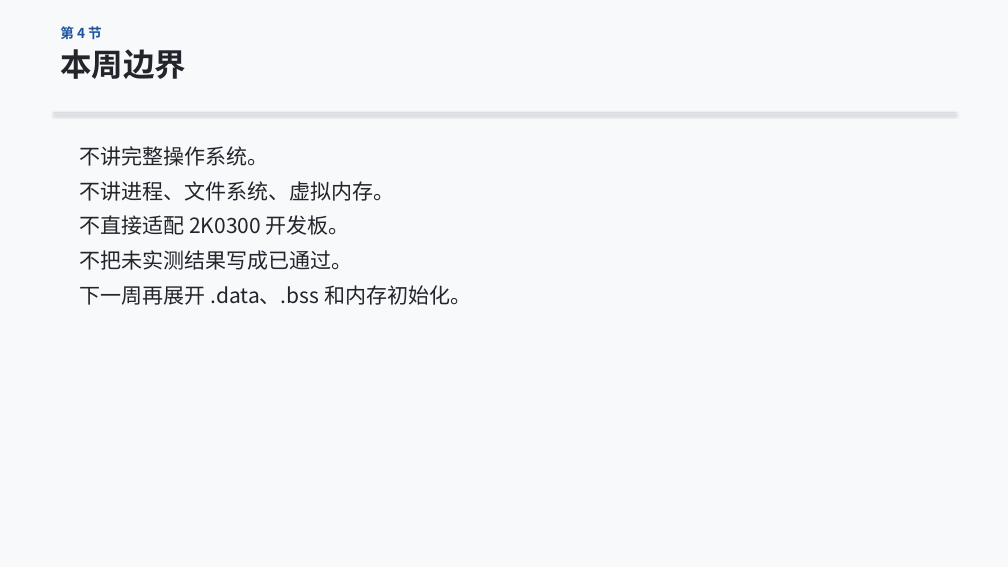
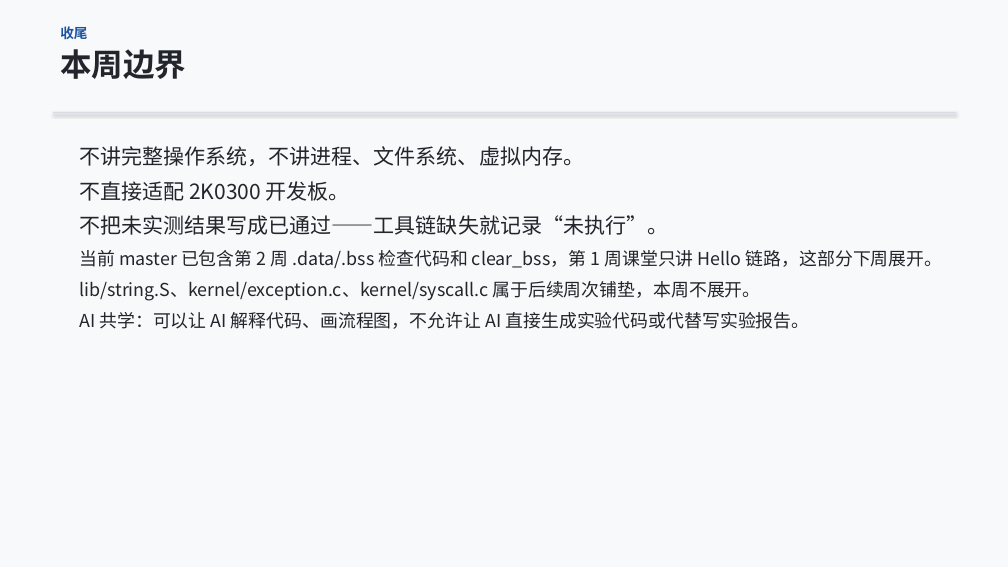
Before and after one commit to cxi218447-byte/miniOS, a slide deck: slide 20 of docs/week01/week01_qemu_hello_course.pptx (slide 30 before the commit). Drawn at 1008x567 pixels with LibreOffice and Linux fonts; fonts in the diff are those of the drawing. Boxes give left, top, right and bottom in pixels: in the first picture for what was removed or moved away, otherwise in the second. Text is boxed around its words. In the diff, an @@ line names an element or a change of style, - is before the commit and + after.

```diff
--- a/docs/week01/week01_qemu_hello_course.pptx
+++ b/docs/week01/week01_qemu_hello_course.pptx
@@ text at (60, 26, 87, 39): text changed @@
-第 4 节
+收尾
@@ text at (79, 146, 584, 166): text changed @@
-不讲完整操作系统。
-不讲进程、文件系统、虚拟内存。
+不讲完整操作系统，不讲进程、文件系统、虚拟内存。
@@ text at (79, 215, 943, 329): text changed; size 20 to 17 pt @@
-不把未实测结果写成已通过。
-下一周再展开 .data、.bss 和内存初始化。
+不把未实测结果写成已通过——工具链缺失就记录“未执行”。
+当前 master 已包含第 2 周 .data/.bss 检查代码和 clear_bss，第 1 周课堂只讲 Hello 链路，这部分下周展开。
+lib/string.S、kernel/exception.c、kernel/syscall.c 属于后续周次铺垫，本周不展开。
+AI 共学：可以让 AI 解释代码、画流程图，不允许让 AI 直接生成实验代码或代替写实验报告。
```
Also in this commit, not shown: 17 other slides changed, 3 slides added, 13 slides removed, 2 other files.
